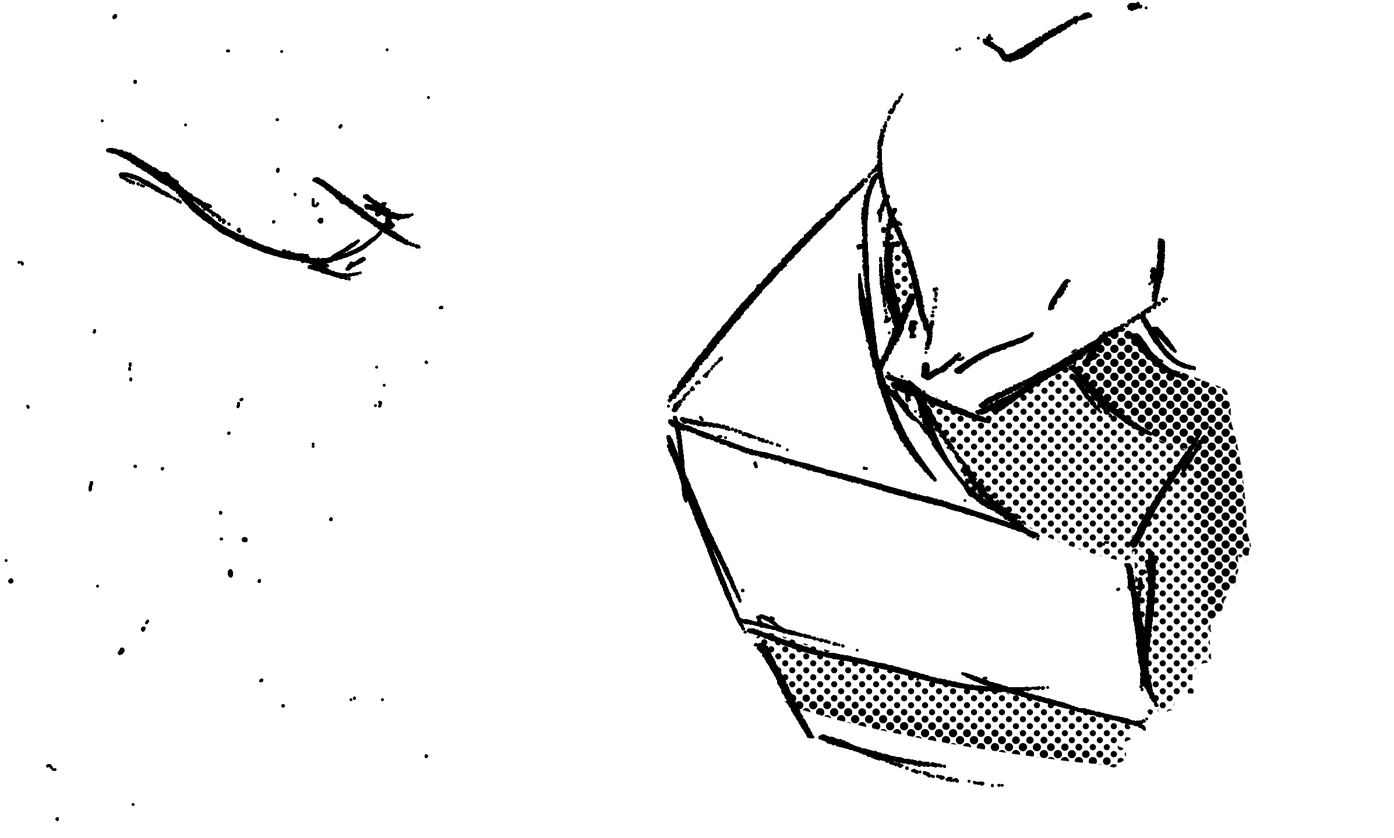
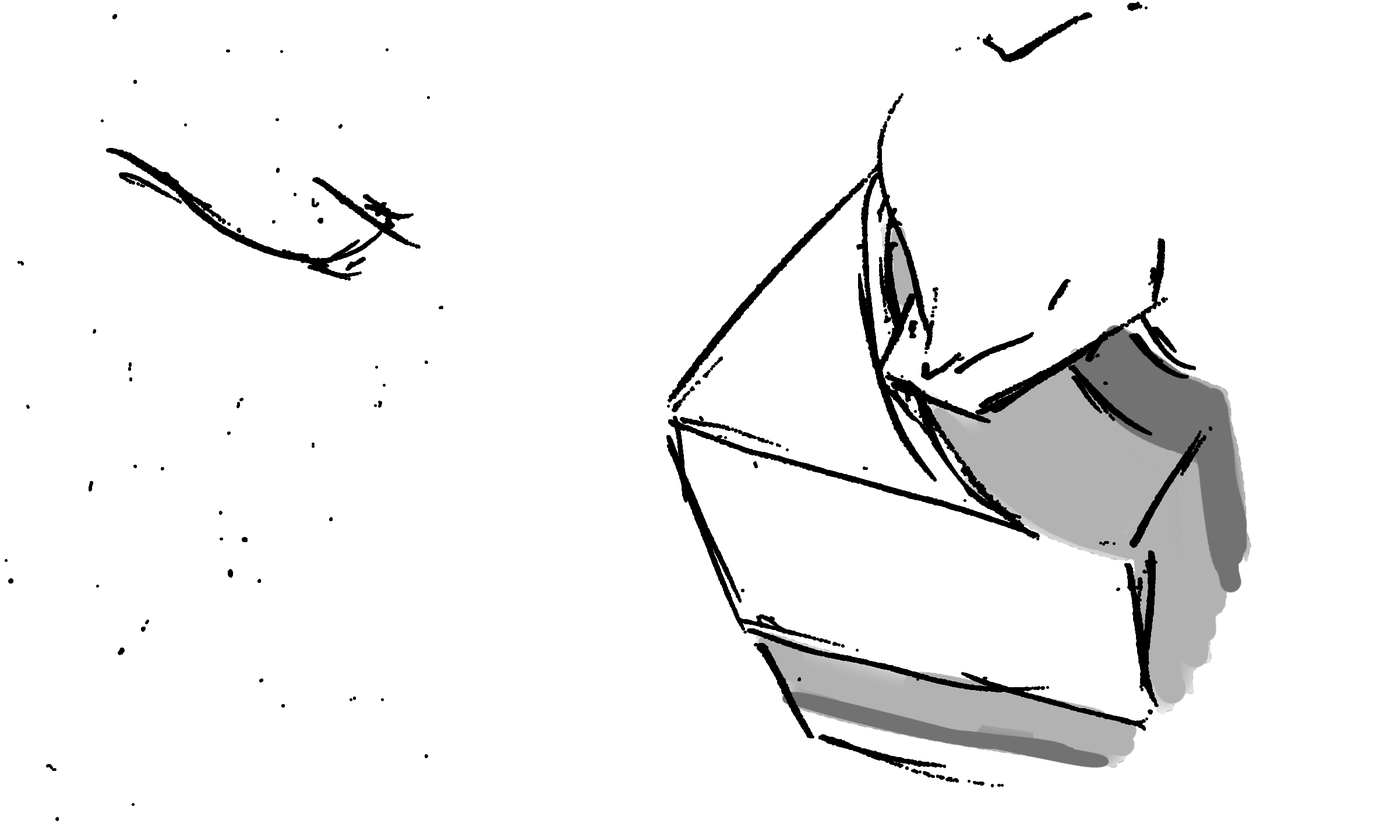
Two versions of the same layered image (1394 x 838). Layer-by-layer changes:
painted on "レイヤー 2 のコピー" over 755, 221, 1251, 769
